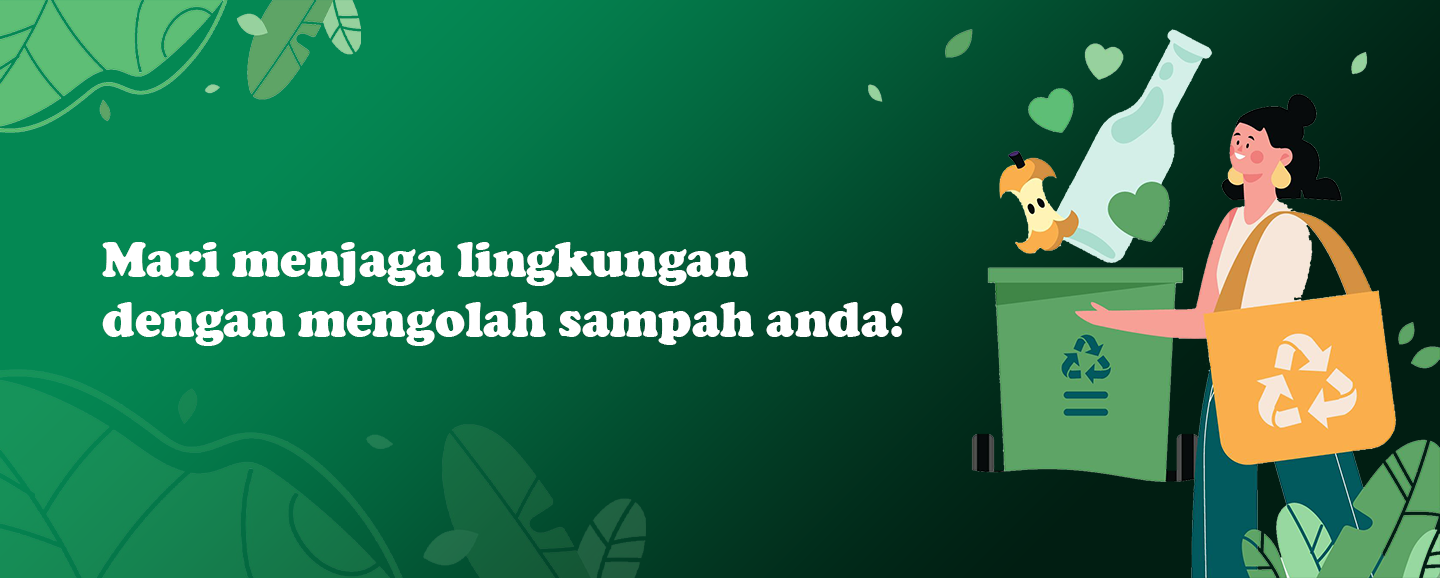
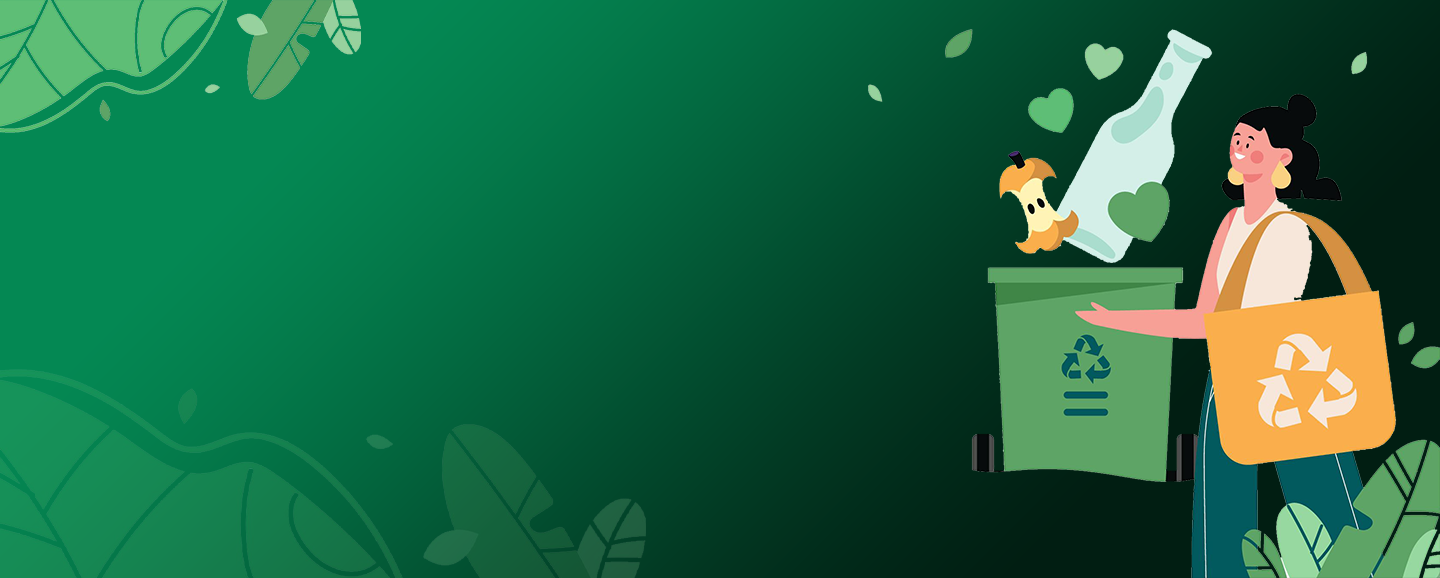
Revision of a layered 1440×578 image; what changed, layer by layer:
removed layer "Mari menjaga lingkungan dengan mengolah sampah anda!" over 102, 242, 903, 346
